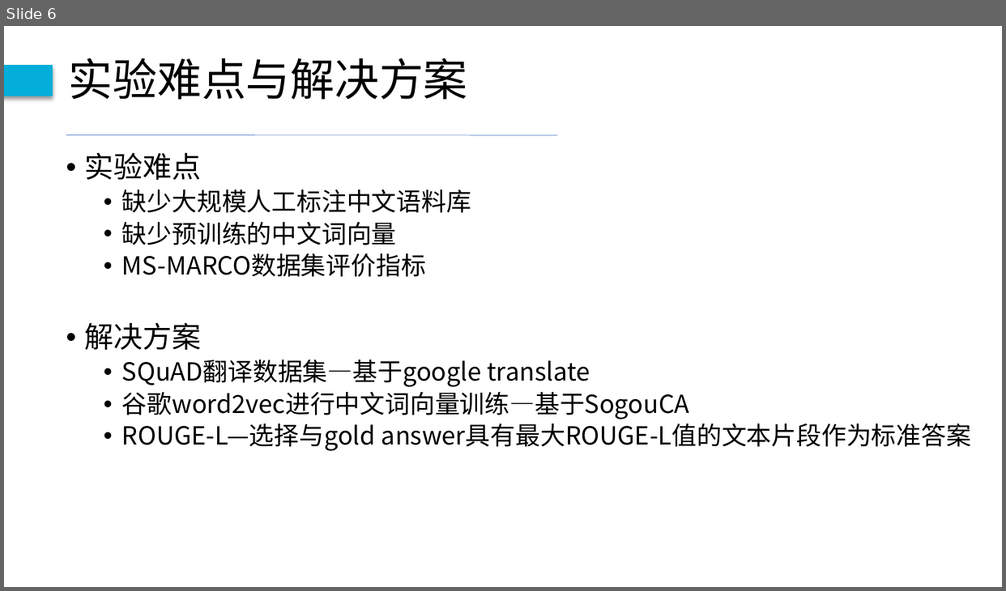
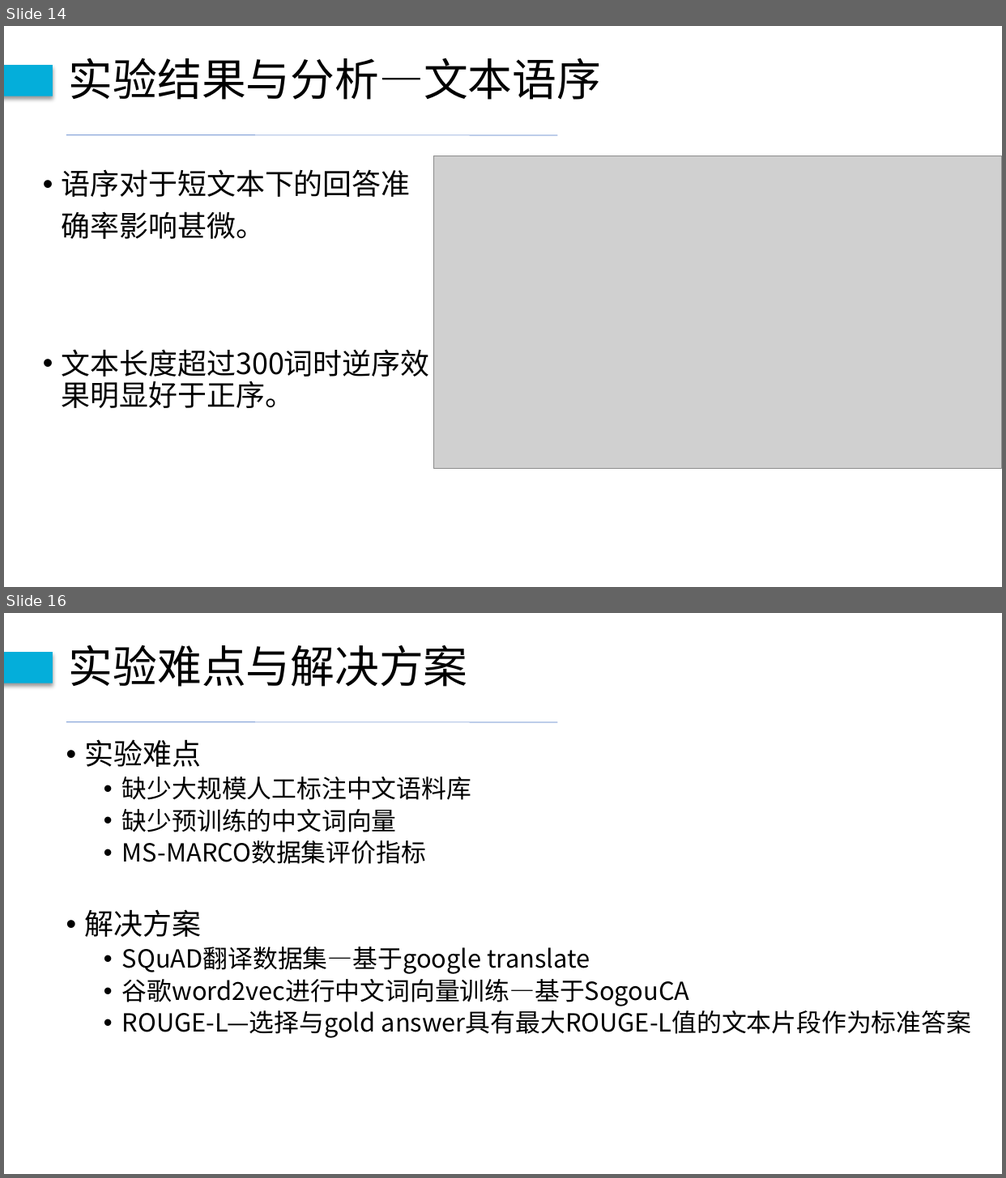
Before and after one commit to ZhouDavid/UnderGraduProject, a slide deck: 毕设论文/毕设终期答辩-周建宇.pptx. Shown one above the other, each under a label of ours: slide 6 before the commit, slides 14 and 16 after it; the slides between them are not shown. The pictures are 1006x591 and 1006x1178 pixels, drawn with LibreOffice and Linux fonts; fonts in the diff are those of the drawing; grey boxes stand for pictures. Boxes give left, top, right and bottom in pixels: in the first picture for what was removed or moved away, otherwise in the second. Text is boxed around its words. In the diff, an @@ line names an element or a change of style, - is before the commit and + after.

```diff
--- a/毕设论文/毕设终期答辩-周建宇.pptx
+++ b/毕设论文/毕设终期答辩-周建宇.pptx
@@ slide 14 added at (4, 26, 1002, 587), background #FFFFFF @@
@@ rectangle added at (4, 65, 53, 96), fill #04AEDA @@
@@ text added at (69, 58, 602, 100), 42.6 pt, text #000000 @@
+实验结果与分析—文本语序
@@ line added from (66, 135) to (558, 135), #4472C4 0.5 pt @@
@@ text added at (62, 169, 429, 408), 28 pt, text #000000 @@
+• 语序对于短文本下的回答准确率影响甚微。
+• 文本长度超过300词时逆序效果明显好于正序。
@@ picture added at (434, 156, 1002, 468) @@
@@ what was slide 6 is now slide 16 @@
```
Also in this commit, not shown: 13 slides changed, 8 other slides added, 4 other files.
